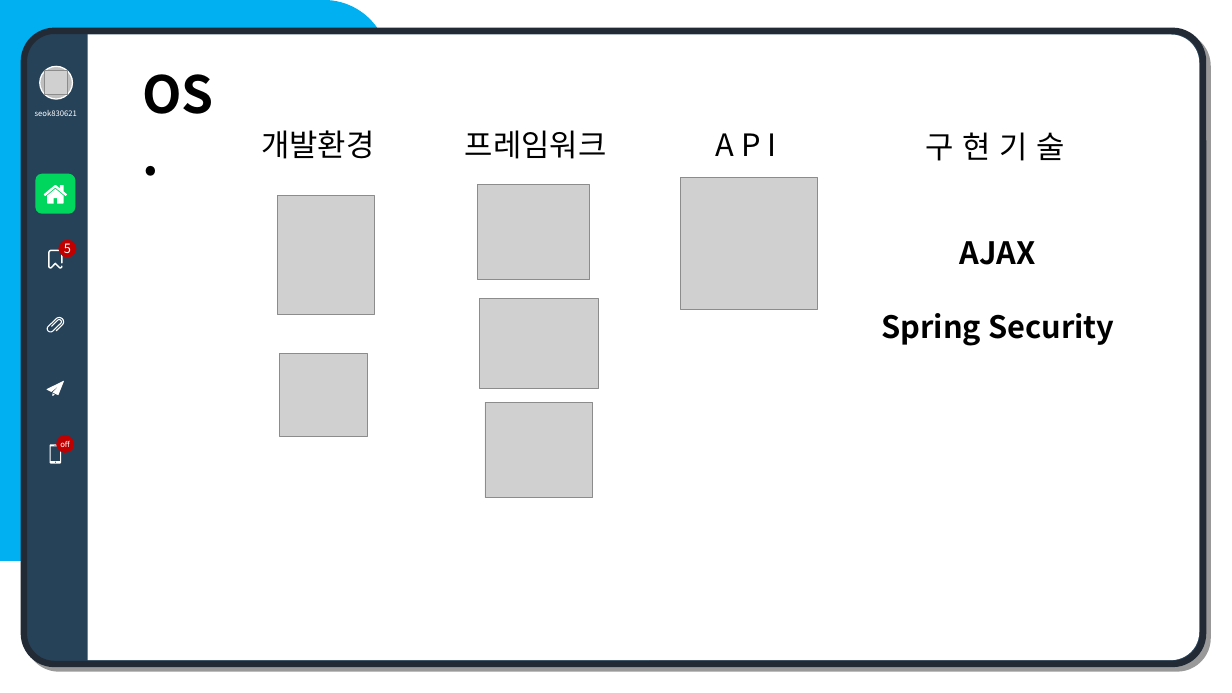
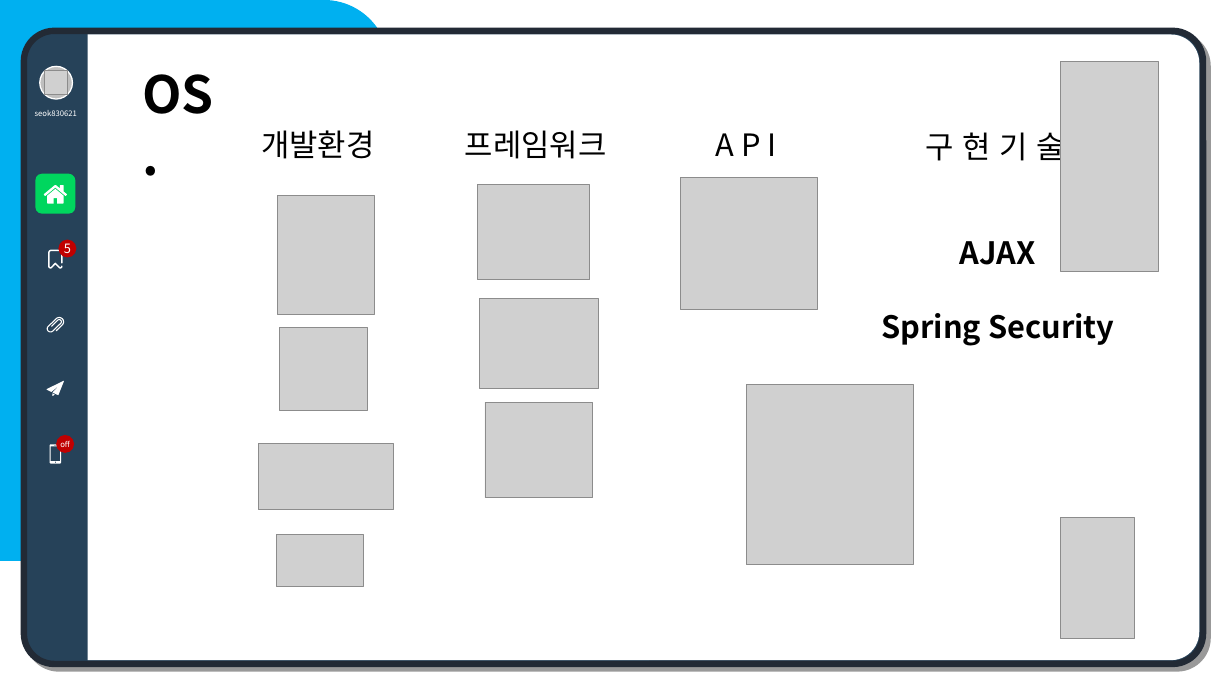
Before and after one commit to youinho/Sambank, a slide deck: slide 4 of src/main/webapp/resources/Project File/SamBank Project.pptx. Drawn at 1232x693 pixels with LibreOffice and Linux fonts; fonts in the diff are those of the drawing; grey boxes stand for pictures. Boxes give left, top, right and bottom in pixels: in the first picture for what was removed or moved away, otherwise in the second. Text is boxed around its words. In the diff, an @@ line names an element or a change of style, - is before the commit and + after.

```diff
--- a/src/main/webapp/resources/Project File/SamBank Project.pptx
+++ b/src/main/webapp/resources/Project File/SamBank Project.pptx
@@ picture added at (1061, 62, 1159, 272) @@
@@ picture: place and size @@
-picture at (280, 353, 367, 436)
+picture at (280, 328, 367, 411)
@@ picture added at (747, 385, 914, 566) @@
@@ picture added at (259, 444, 394, 509) @@
@@ picture added at (276, 535, 363, 588) @@
@@ picture added at (1061, 518, 1135, 639) @@
```
Also in this commit, not shown: 5 other slides changed, 1 slide added, 1 slide removed.
